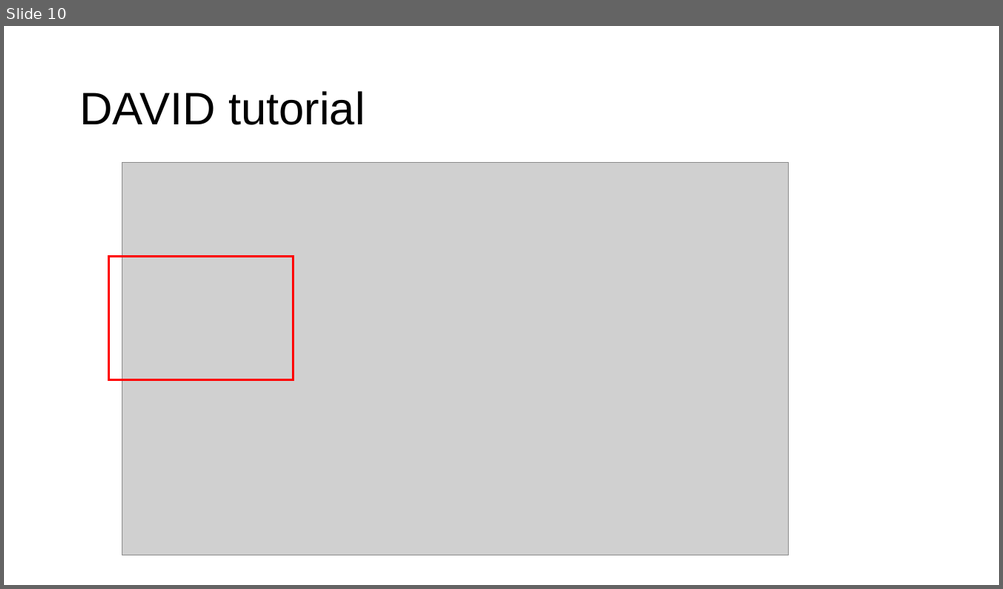
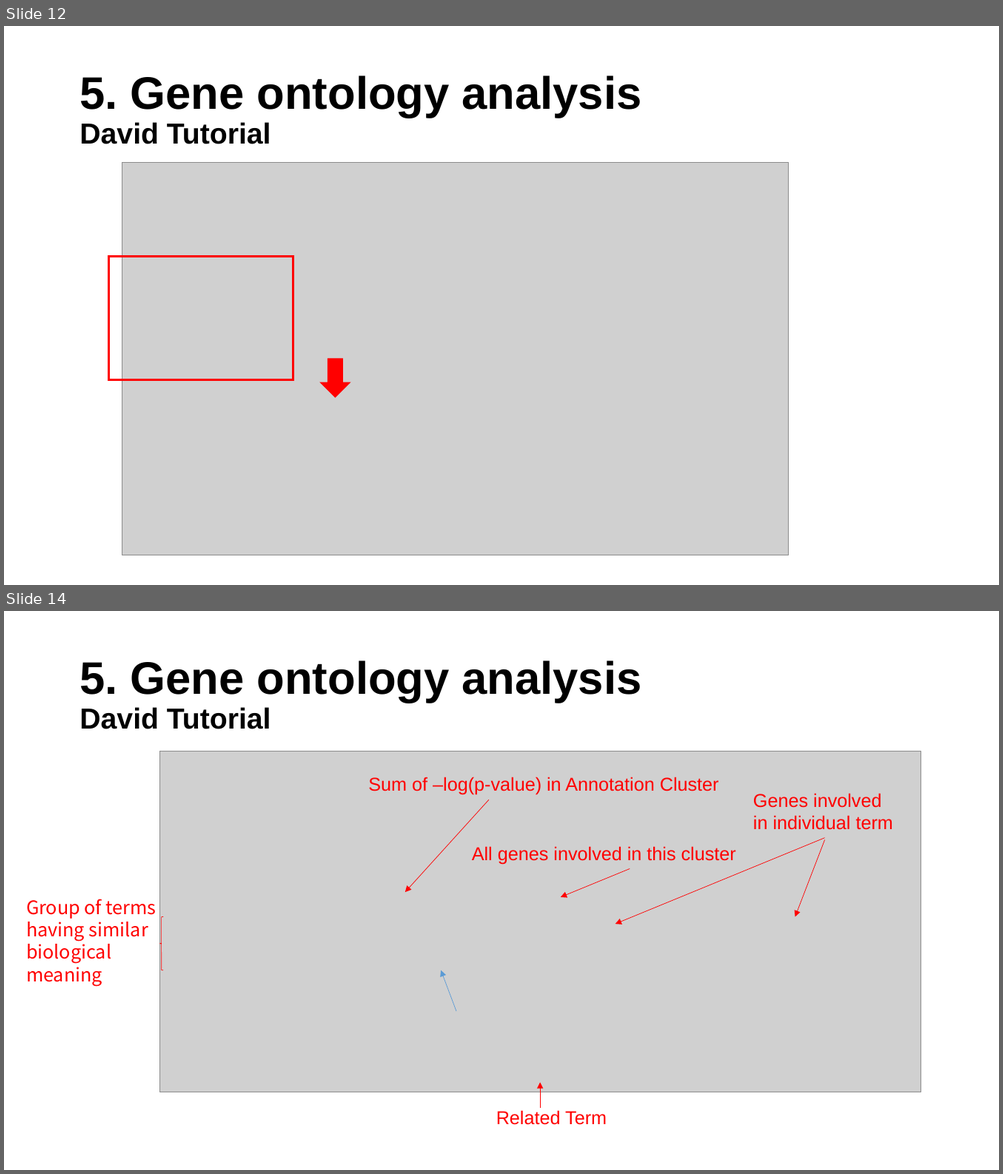
Before and after one commit to Khreat0205/Education_BulkRNAseq, a slide deck: Presentation/5. Gene Ontology analysis.pptx. Shown one above the other, each under a label of ours: slide 10 before the commit, slides 12 and 14 after it; the slides between them are not shown. The pictures are 1003x589 and 1003x1174 pixels, drawn with LibreOffice and Linux fonts; fonts in the diff are those of the drawing; grey boxes stand for pictures. Boxes give left, top, right and bottom in pixels: in the first picture for what was removed or moved away, otherwise in the second. Text is boxed around its words. In the diff, an @@ line names an element or a change of style, - is before the commit and + after.

```diff
--- a/Presentation/5. Gene Ontology analysis.pptx
+++ b/Presentation/5. Gene Ontology analysis.pptx
@@ slide 14 added at <box>4,611,999,1170</box>, background #FFFFFF @@
@@ title added at <box>79,661,642,729</box>, 44 pt, text #000000, bold @@
+5. Gene ontology analysis
+David Tutorial
@@ picture added at <box>159,752,920,1093</box> @@
@@ text added at <box>368,777,719,795</box>, 18 pt, text #FF0000 @@
+Sum of –log(p-value) in Annotation Cluster
@@ arrow added from (489, 800) to (405, 892), #FF0000 0.5 pt @@
@@ text added at <box>753,793,893,830</box>, 18 pt, text #FF0000 @@
+Genes involved in individual term
@@ text added at <box>472,846,736,865</box>, 18 pt, text #FF0000 @@
+All genes involved in this cluster
@@ arrow added from (825, 838) to (615, 924), #FF0000 0.5 pt @@
@@ arrow added from (825, 840) to (795, 917), #FF0000 0.5 pt @@
@@ arrow added from (630, 869) to (560, 897), #FF0000 0.5 pt @@
@@ text added at <box>26,899,156,986</box>, 18 pt, text #FF0000 @@
+Group of terms having similar biological meaning
@@ left brace added at <box>159,917,163,971</box>, outline #FF0000 0.5 pt @@
@@ arrow added from (456, 1011) to (441, 971), #5B9BD5 0.5 pt @@
@@ arrow added from (540, 1109) to (540, 1082), #FF0000 0.5 pt @@
@@ text added at <box>496,1111,606,1125</box>, 18 pt, text #FF0000 @@
+Related Term
@@ what was slide 10 is now slide 12 @@
@@ slide 12 changed as well @@
@@ title at <box>79,76,642,144</box>: text changed; bold on @@
-DAVID tutorial
+5. Gene ontology analysis
+David Tutorial
@@ down arrow added at <box>321,359,350,397</box>, fill #FF0000, outline #FF0000 1 pt @@
```
Also in this commit, not shown: 7 other slides changed, 4 other slides added, 3 slides removed.
